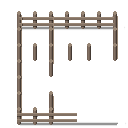
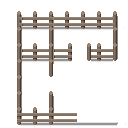
Layers edited between the first and the second 128×128 image:
added layer "Layer 15" above "Layer 14" over [54, 49, 72, 63]
added layer "Layer 14" above "Layer 13" over [91, 43, 113, 62]
added layer "Layer 13" above "Layer 10" over [22, 49, 49, 62]
